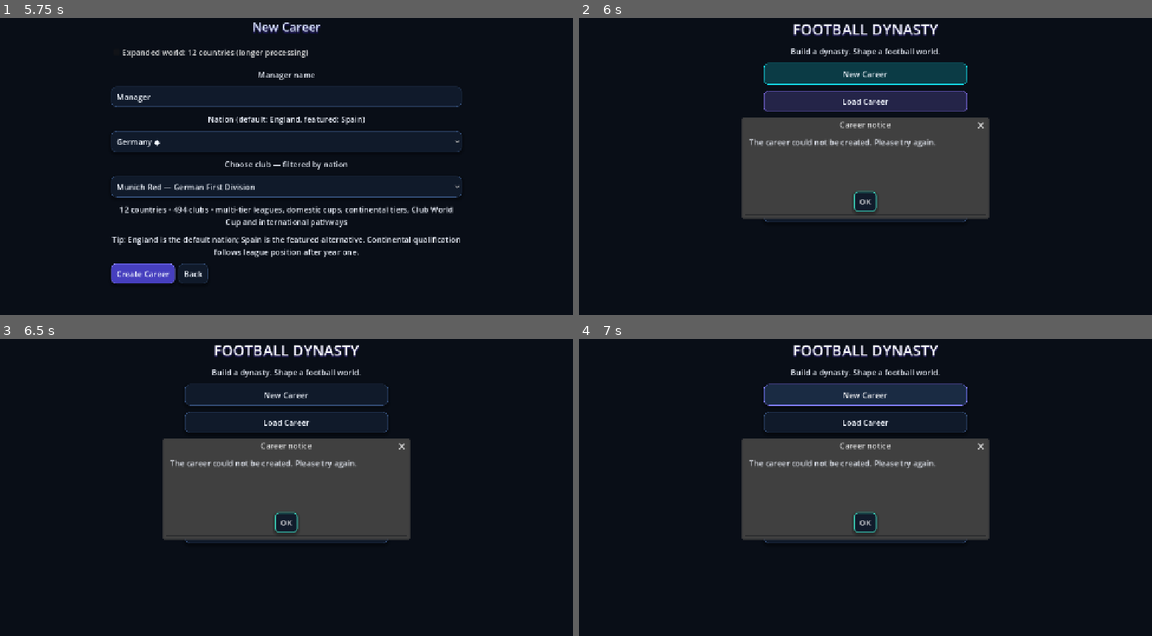
Above: before the commit, frames 1-4 (two rows, left to right).
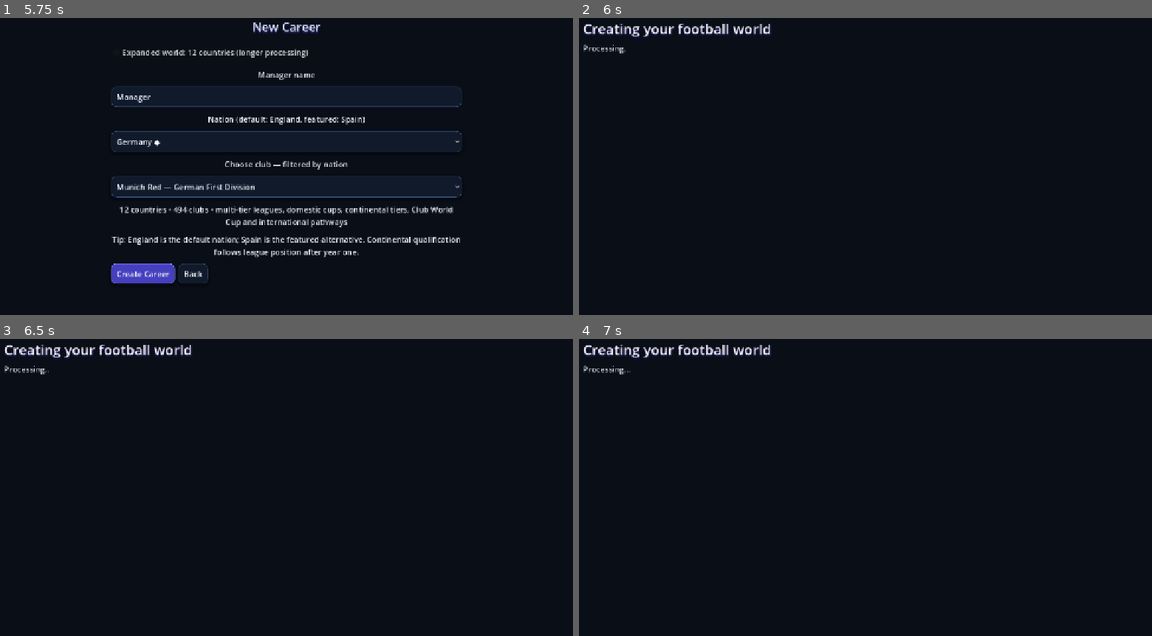
Above: after the commit, the same moments.

Repository: eghosa001/football-manager
Game: Godot game, scene res://game/scenes/career_app.tscn
The game is run twice, just before and just after one commit, with the same random seed, the same clock (stepped at 60 frames per second) and the same inputs.
Inputs (mouse positions are in pixels of both pictures, inside the frame that each line leads up to):
- Up to frame 1 (5.75 s): click "New Career" at 0.5 s; click "Expanded world: 12 countries …" at 1.25 s; click "Expanded world: 24 countries …" at 2 s; click "England ★" at 2.75 s; click "Manchester Red — English Prem…" at 3.5 s; click "Germany ◆" at 4.25 s; click "Munich Red — German First Div…" at 5 s
- Up to frame 2 (6 s): click "Create Career" at 5.75 s
- Up to frame 3 (6.5 s): no input
- Up to frame 4 (7 s): click (865, 395) at 6.5 s, where only the run before the commit has a clickable "New Career"

Frame 1 is identical in both runs. In frame 2, 22% of the frame differs, in the area x 0-72%, y 1-69%; in frame 3, 17%; in frame 4, 20%.
Error before the commit: Parse Error: Cannot infer the type of "position" variable because the value doesn't have a set type. (res://data/launch_world_builder.gd:124)

Commit message:
Use explicit types in realism world generation

Diff:
--- a/data/launch_world_builder.gd
+++ b/data/launch_world_builder.gd
@@ -34,7 +34,7 @@
 			var club_ids: Array = []
 			for club_index in range(team_count):
 				var club_id := "%s-t%d-c%02d" % [country_id, tier_index + 1, club_index + 1]
-				var profile := realism.club_profile(raw_country, club_index, tier_index + 1, seed, club_id)
+				var profile: Dictionary = realism.club_profile(raw_country, club_index, tier_index + 1, seed, club_id)
 				var club: Dictionary = DomainModelsClass.club(club_id, country_id, String(profile.name), int(profile.reputation))
 				club["city"] = String(profile.city)
 				club["tier"] = tier_index + 1
@@ -97,18 +97,18 @@
 		elif String(value) == "winter": result.append({"start_month":1,"start_day":1,"end_month":1,"end_day":31})
 	return result
 
-func _generate_staff(world: Dictionary, club: Dictionary, country_id: String, data: Dictionary, seed: int, used_names: Dictionary, realism: RefCounted) -> void:
+func _generate_staff(world: Dictionary, club: Dictionary, country_id: String, data: Dictionary, seed: int, used_names: Dictionary, realism: RealismProfile) -> void:
 	var band: Vector2i = realism.staff_ability_band(int(club.reputation))
 	for role_index in range(STAFF_ROLES.size()):
 		var id := "staff-%s-%d" % [String(club.id), role_index]
 		var key := _key(id)
 		var generated: Dictionary = realism.generated_name(data, country_id, seed, key + 1, used_names, id)
-		var member := DomainModelsClass.staff(id, String(club.id), String(generated.full_name), STAFF_ROLES[role_index], _range(seed,key+3,band.x,band.y))
+		var member: Dictionary = DomainModelsClass.staff(id, String(club.id), String(generated.full_name), STAFF_ROLES[role_index], _range(seed,key+3,band.x,band.y))
 		member["country_id"] = country_id
 		member["fictional_identity"] = true
 		world.staff.append(member)
 
-func _generate_players(world: Dictionary, club: Dictionary, country_id: String, loaded_country_ids: Array, data: Dictionary, count: int, seed: int, used_names: Dictionary, realism: RefCounted) -> void:
+func _generate_players(world: Dictionary, club: Dictionary, country_id: String, loaded_country_ids: Array, data: Dictionary, count: int, seed: int, used_names: Dictionary, realism: RealismProfile) -> void:
 	var club_rep := int(club.reputation)
 	var band: Vector2i = realism.ability_band(club_rep)
 	var wage_band: Vector2i = realism.wage_band(club_rep)
@@ -121,7 +121,7 @@
 		var growth_cap := 34 if age <= 21 else (18 if age <= 25 else 8)
 		var pa := mini(100, ca + _range(seed,key+2,0,growth_cap))
 		var generated: Dictionary = realism.generated_name(data, nationality, seed, key + 3, used_names, id)
-		var position := POSITIONS[i % POSITIONS.size()]
+		var position: String = String(POSITIONS[i % POSITIONS.size()])
 		var player: Dictionary = DomainModelsClass.player(id, String(club.id), String(generated.first_name), String(generated.last_name), age, position, ca, pa)
 		player["country_id"] = nationality
 		player["homegrown"] = nationality == country_id and age <= 24
